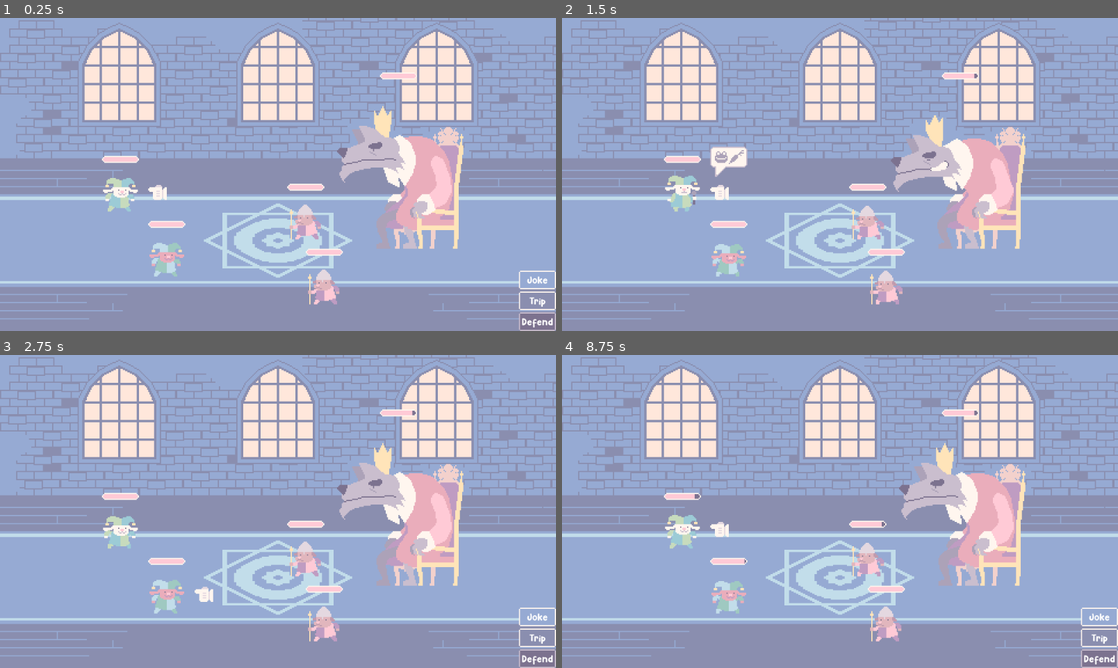
Above: before the commit, frames 1-4 (two rows, left to right).
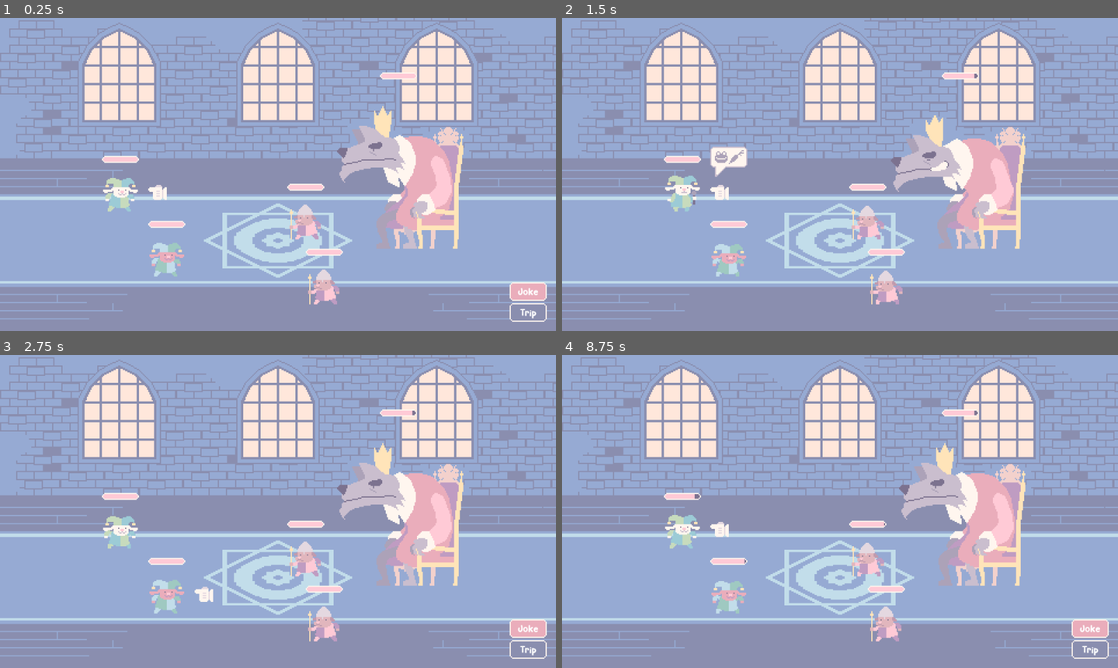
Above: after the commit, the same moments.

Repository: dojeda1/funny-bunny-battle
Game: Godot game, scene res://World.tscn
Two runs of this game, one before a commit and one after it. Both use one fixed random seed, a clock stepped at 60 frames per second and the inputs below.
Inputs:
- Up to frame 1 (0.25 s): no input
- Up to frame 2 (1.5 s): tap Enter (ui_accept) at 0.5, 0.77 s; hold Up (ui_up) 0.53-1.28 s; hold Down (ui_down) from 1.28 s (still down)
- Up to frame 3 (2.75 s): tap Enter (ui_accept) at 1.52 s; release Down (ui_down) at 2.03 s; hold Up (ui_up) from 2.03 s (still down)
- Up to frame 4 (8.75 s): tap Enter (ui_accept) at 3.02, 3.77, 4.52, 6.02, 6.77, 7.52 s; release Up (ui_up) at 3.53 s; hold Down (ui_down) 3.53-5.78 s; hold Up (ui_up) 5.78-8.03 s; hold Down (ui_down) from 8.03 s (still down)

The runs differ from the first frame. In frame 1, 1.0% of the frame differs, in the area x 91-100%, y 80-100%; in frame 2, nothing differs; in frame 3, 1.0%; in frame 4, 1.0%, in the area x 57-100%, y 53-100%.

Commit message:
Stat adjustments.

Diff:
--- a/BattleArena.gd
+++ b/BattleArena.gd
@@ -26,7 +26,7 @@
 func game_win():
 	$BattleTheme.stop()
 	$EndMusicTimer.start()
-	end_game_label.text = "Funny Bunny!"
+	end_game_label.text = "Free Funny Bunny!"
 
 func game_lose():
 	end_game_label.text = "To The Dungeon!"
--- a/Character.gd
+++ b/Character.gd
@@ -43,7 +43,7 @@
 
 func damage(value, type):
 	if type == resistance:
-		value -= 5
+		value -= 6
 	update_health(-value)
 	ap.play("hurt")
 	hurt_sfx.play()
--- a/Jester.tscn
+++ b/Jester.tscn
@@ -155,6 +155,7 @@
 [node name="Jester" type="KinematicBody2D"]
 script = ExtResource( 2 )
 joke_power = 12
+trip_power = 8
 
 [node name="Sprite" type="Sprite" parent="."]
 unique_name_in_owner = true
--- a/World.tscn
+++ b/World.tscn
@@ -41,7 +41,7 @@
 
 [node name="Jester2" parent="BattleArena/PlayerGroup" instance=ExtResource( 1 )]
 position = Vector2( -96, 72 )
-joke_power = 10
+joke_power = 8
 trip_power = 12
 
 [node name="Sprite" parent="BattleArena/PlayerGroup/Jester2" index="0"]
@@ -74,14 +74,37 @@
 
 [node name="CanvasLayer" type="CanvasLayer" parent="."]
 
+[node name="Defend" type="TextureButton" parent="CanvasLayer"]
+visible = false
+margin_left = 896.0
+margin_top = 508.0
+margin_right = 960.0
+margin_bottom = 540.0
+disabled = true
+texture_normal = ExtResource( 7 )
+texture_pressed = ExtResource( 5 )
+texture_hover = ExtResource( 5 )
+texture_disabled = ExtResource( 6 )
+texture_focused = ExtResource( 5 )
+
+[node name="Label" type="Label" parent="CanvasLayer/Defend"]
+anchor_right = 1.0
+anchor_bottom = 1.0
+custom_fonts/font = ExtResource( 14 )
+text = "Defend"
+align = 1
+valign = 1
+
 [node name="Abilities" type="VBoxContainer" parent="CanvasLayer"]
 unique_name_in_owner = true
 anchor_left = 1.0
 anchor_top = 1.0
 anchor_right = 1.0
 anchor_bottom = 1.0
-margin_left = -64.0
-margin_top = -104.0
+margin_left = -80.0
+margin_top = -84.0
+margin_right = -16.0
+margin_bottom = -16.0
 
 [node name="Joke" type="TextureButton" parent="CanvasLayer/Abilities"]
 margin_right = 64.0
@@ -118,25 +141,6 @@
 align = 1
 valign = 1
 
-[node name="Defend" type="TextureButton" parent="CanvasLayer/Abilities"]
-margin_top = 72.0
-margin_right = 64.0
-margin_bottom = 104.0
-disabled = true
-texture_normal = ExtResource( 7 )
-texture_pressed = ExtResource( 5 )
-texture_hover = ExtResource( 5 )
-texture_disabled = ExtResource( 6 )
-texture_focused = ExtResource( 5 )
-
-[node name="Label" type="Label" parent="CanvasLayer/Abilities/Defend"]
-anchor_right = 1.0
-anchor_bottom = 1.0
-custom_fonts/font = ExtResource( 14 )
-text = "Defend"
-align = 1
-valign = 1
-
 [node name="EndGameLabel" type="Label" parent="CanvasLayer"]
 unique_name_in_owner = true
 anchor_left = 0.5
@@ -144,9 +148,9 @@
 anchor_right = 0.5
 anchor_bottom = 0.5
 margin_left = -150.0
-margin_top = -21.0
+margin_top = -78.0
 margin_right = 150.0
-margin_bottom = 21.0
+margin_bottom = -36.0
 custom_fonts/font = SubResource( 1 )
 text = "Funny Bunny!"
 align = 1
@@ -154,9 +158,9 @@
 [node name="Replay" type="TextureButton" parent="CanvasLayer"]
 unique_name_in_owner = true
 margin_left = 448.0
-margin_top = 296.0
+margin_top = 239.0
 margin_right = 512.0
-margin_bottom = 328.0
+margin_bottom = 271.0
 texture_normal = ExtResource( 7 )
 texture_pressed = ExtResource( 5 )
 texture_hover = ExtResource( 5 )
Binary file changed: VFX/button-active.png
Binary file changed: VFX/button-disabled.png
Binary file changed: VFX/button-normal.png
